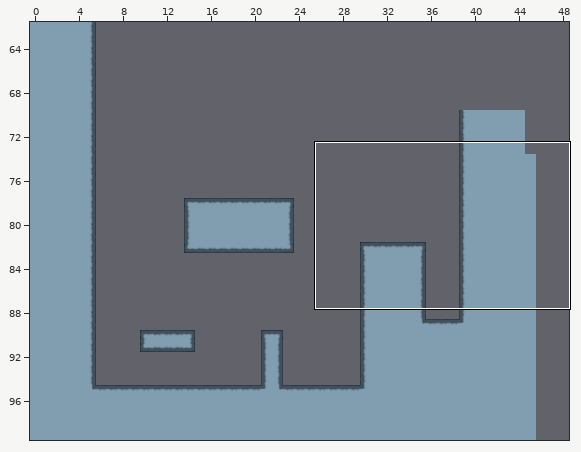
Tiled map -- resources/levels/sandbox/sandbox.tmx. The picture above shows the old version from afar; the outline marks the close-up.
Close-up. Before the edit:
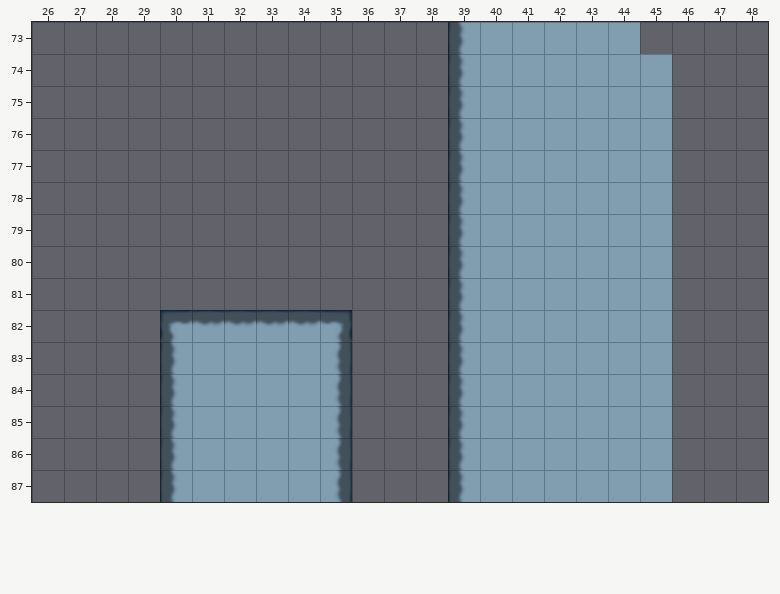
Cells are 32x32 px. Shown: x 26..48, y 73..87.
After:
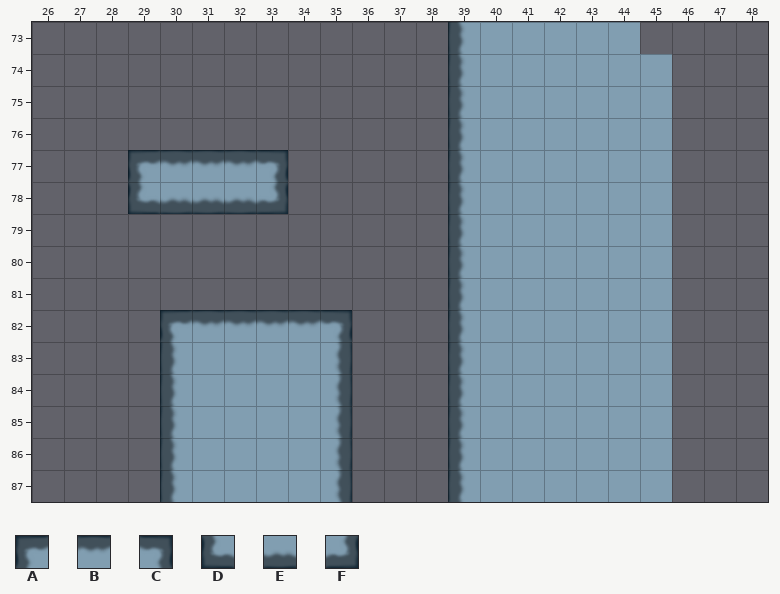
Key: from "tileset": A 0, B 1, C 2, D 20, E 21, F 22.
_ is an empty cell.
Message: applied detection of case where tiles are aligned vertically for wall slides
The edit:
Layer "solid":
There is now tile A in row 77 at x 29.
There is now tile B in row 77 at x 30 to 32.
There is now tile C in row 77 at x 33.
There is now tile D in row 78 at x 29.
There is now tile E in row 78 at x 30 to 32.
There is now tile F in row 78 at x 33.
Pixel boxes of the changes (left, top, right, bottom) in both close-ups:
added: (128, 150, 288, 214)
